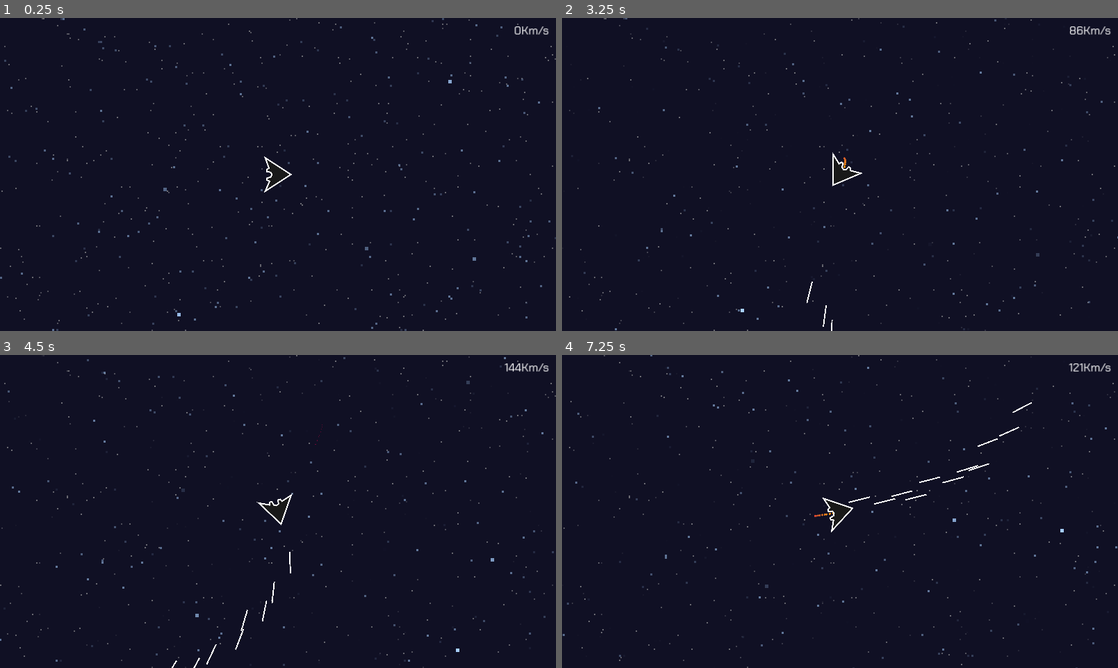
Above: before the commit, frames 1-4 (two rows, left to right).
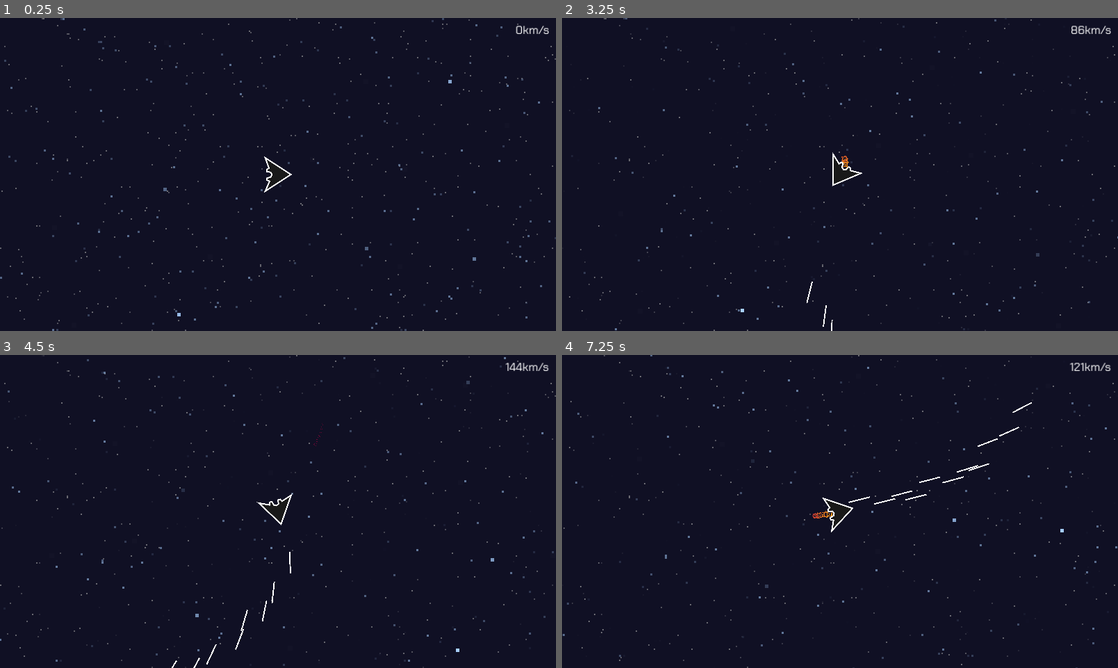
Above: after the commit, the same moments.

Repository: JoeZlonicky/asteroid-miner-prototype
Game: Godot game, scene res://game/game.tscn
Two runs of this game, one before a commit and one after it. Both use one fixed random seed, a clock stepped at 60 frames per second and the inputs below.
Inputs:
- Up to frame 1 (0.25 s): no input
- Up to frame 2 (3.25 s): hold D (turn_right) 0.53-1.28 s; hold Space (shoot) 0.53-1.28 s; hold S (slow_down) 1.28-2.03 s; tap Space (shoot) at 1.35, 2.85 s; hold D (turn_right) 2.03-2.78 s; hold Space (shoot) 2.03-2.78 s; hold W (move_forward) from 2.78 s (still down)
- Up to frame 3 (4.5 s): release W (move_forward) at 3.53 s; hold Space (shoot) 3.53-4.28 s; hold A (turn_left) from 3.53 s (still down); tap Space (shoot) at 4.35 s
- Up to frame 4 (7.25 s): release A (turn_left) at 5.03 s; hold S (slow_down) 5.03-5.78 s; hold Space (shoot) 5.03-5.78 s; hold D (turn_right) 5.78-6.53 s; tap Space (shoot) at 5.85 s; hold W (move_forward) from 6.53 s (still down); hold Space (shoot) from 6.53 s (still down)

The runs differ from the first frame. In frame 1, 0.1% of the frame differs, in the area x 92-99%, y 2-6%; in frame 2, 0.2%, in the area x 50-99%, y 2-49%; in frame 3, 0.1%; in frame 4, 0.2%.

Commit message:
Added pick-up

Diff:
--- /dev/null
+++ b/assets/images/box.svg
@@ -0,0 +1,50 @@
+<?xml version="1.0" encoding="UTF-8" standalone="no"?>
+<!-- Created with Inkscape (http://www.inkscape.org/) -->
+
+<svg
+   width="29.046284mm"
+   height="27.961023mm"
+   viewBox="0 0 29.046284 27.961023"
+   version="1.1"
+   id="svg1"
+   inkscape:version="1.3 (0e150ed6c4, 2023-07-21)"
+   sodipodi:docname="box.svg"
+   xmlns:inkscape="http://www.inkscape.org/namespaces/inkscape"
+   xmlns:sodipodi="http://sodipodi.sourceforge.net/DTD/sodipodi-0.dtd"
+   xmlns="http://www.w3.org/2000/svg"
+   xmlns:svg="http://www.w3.org/2000/svg">
+  <sodipodi:namedview
+     id="namedview1"
+     pagecolor="#323232"
+     bordercolor="#000000"
+     borderopacity="0.25"
+     inkscape:showpageshadow="2"
+     inkscape:pageopacity="0.0"
+     inkscape:pagecheckerboard="0"
+     inkscape:deskcolor="#141414"
+     inkscape:document-units="mm"
+     inkscape:zoom="0.73139029"
+     inkscape:cx="106.64621"
+     inkscape:cy="264.56463"
+     inkscape:window-width="1920"
+     inkscape:window-height="1017"
+     inkscape:window-x="1912"
+     inkscape:window-y="-8"
+     inkscape:window-maximized="1"
+     inkscape:current-layer="layer1" />
+  <defs
+     id="defs1" />
+  <g
+     inkscape:label="Layer 1"
+     inkscape:groupmode="layer"
+     id="layer1"
+     transform="translate(-76.638847,-78.447624)">
+    <rect
+       style="fill:#000000;fill-opacity:0;stroke:#ffffff;stroke-width:3"
+       id="rect1"
+       width="26.046284"
+       height="24.961023"
+       x="78.138847"
+       y="79.947624" />
+  </g>
+</svg>
--- a/data/equipment/blaster/blaster.tscn
+++ /dev/null
@@ -1,23 +0,0 @@
-[gd_scene load_steps=3 format=3 uid="uid://clydoun60iql"]
-
-[ext_resource type="PackedScene" uid="uid://36fb4ausy3u8" path="res://data/equipment/equipment.tscn" id="1_sxfdo"]
-[ext_resource type="Script" path="res://data/equipment/blaster/blaster.gd" id="2_2rlo4"]
-
-[node name="Blaster" instance=ExtResource("1_sxfdo")]
-script = ExtResource("2_2rlo4")
-
-[node name="Point1" type="Marker2D" parent="." index="0"]
-position = Vector2(23, -3)
-
-[node name="Point2" type="Marker2D" parent="." index="1"]
-position = Vector2(23, 3)
-
-[node name="Point3" type="Marker2D" parent="." index="2"]
-position = Vector2(12, -14)
-
-[node name="Point4" type="Marker2D" parent="." index="3"]
-position = Vector2(12, 12)
-
-[node name="Cooldown" type="Timer" parent="." index="4"]
-wait_time = 0.05
-one_shot = true
--- a/game/background/background.gd
+++ b/game/background/background.gd
@@ -2,11 +2,13 @@
 
 
 const FAR_PARALLAX: float = 0.05
-const CLOSE_PARALLAX: float = 0.3
+const MEDIUM_PARALLAX: float = 0.3
+const CLOSE_PARALLAX: float = 1.0
 
 @export var camera: Camera2D = null
 
 @onready var far_stars: ColorRect = $FarStars
+@onready var medium_stars: ColorRect = $MediumStars
 @onready var close_stars: ColorRect = $CloseStars
 
 
@@ -17,5 +19,8 @@
 	far_stars.material.set("shader_parameter/camera_offset",
 		camera.global_position * FAR_PARALLAX)
 
+	medium_stars.material.set("shader_parameter/camera_offset",
+		camera.global_position * MEDIUM_PARALLAX)
+
 	close_stars.material.set("shader_parameter/camera_offset",
 		camera.global_position * CLOSE_PARALLAX)
--- a/game/background/background.tscn
+++ b/game/background/background.tscn
@@ -21,13 +21,22 @@
 shader_parameter/star_twinkle_speed = 5.0
 shader_parameter/camera_offset = null
 
-[sub_resource type="ShaderMaterial" id="ShaderMaterial_r6685"]
+[sub_resource type="ShaderMaterial" id="ShaderMaterial_ntcvj"]
 shader = ExtResource("1_y1l0r")
 shader_parameter/bg_color = Color(0.0627451, 0.0627451, 0.141176, 0)
 shader_parameter/star_color = Color(0.658824, 0.815686, 1, 1)
 shader_parameter/star_size = 5.0
 shader_parameter/star_density = 0.145
 shader_parameter/star_twinkle_speed = 5.0
+shader_parameter/camera_offset = null
+
+[sub_resource type="ShaderMaterial" id="ShaderMaterial_isfvo"]
+shader = ExtResource("1_y1l0r")
+shader_parameter/bg_color = Color(0.0627451, 0.0627451, 0.141176, 0)
+shader_parameter/star_color = Color(0.772549, 0.772549, 0.772549, 0.427451)
+shader_parameter/star_size = 7.0
+shader_parameter/star_density = 0.198
+shader_parameter/star_twinkle_speed = 0.0
 shader_parameter/camera_offset = null
 
 [node name="Background" type="CanvasLayer"]
@@ -56,8 +65,8 @@
 grow_horizontal = 2
 grow_vertical = 2
 
-[node name="CloseStars" type="ColorRect" parent="."]
-material = SubResource("ShaderMaterial_r6685")
+[node name="MediumStars" type="ColorRect" parent="."]
+material = SubResource("ShaderMaterial_ntcvj")
 custom_minimum_size = Vector2(3840, 2160)
 anchors_preset = 15
 anchor_right = 1.0
@@ -66,3 +75,14 @@
 offset_bottom = 2160.0
 grow_horizontal = 2
 grow_vertical = 2
+
+[node name="CloseStars" type="ColorRect" parent="."]
+material = SubResource("ShaderMaterial_isfvo")
+custom_minimum_size = Vector2(3840, 2160)
+anchors_preset = 15
+anchor_right = 1.0
+anchor_bottom = 1.0
+offset_right = 3840.0
+offset_bottom = 2160.0
+grow_horizontal = 2
+grow_vertical = 2
--- a/game/game.gd
+++ b/game/game.gd
@@ -3,11 +3,22 @@
 
 @onready var player: CharacterBody2D = $Player
 @onready var speed_label: Label = $HUD/SpeedLabel
+@onready var transmission_container: Node2D = $Transmissions
+@onready var transmission_found_animator: AnimationPlayer = $HUD/TransmissionFoundText/AnimationPlayer
 
 
 func _ready() -> void:
 	DisplayServer.window_set_min_size(Vector2(800, 600))
+	for child in transmission_container.get_children():
+		child.picked_up.connect(_on_transmission_picked_up)
 
 
 func _physics_process(_delta: float) -> void:
-	speed_label.text = str(ceil(player.velocity.length())) + "Km/s"
+	var player_speed: float = player.velocity.length()
+	player_speed = ceilf(player_speed - 0.01)  # Offset so it doesn't occasionally +1
+	player_speed = maxf(player_speed, 0.0)
+	speed_label.text = str(player_speed) + "km/s"
+
+
+func _on_transmission_picked_up():
+	transmission_found_animator.play("fade_in_and_out")
--- a/game/game.tscn
+++ b/game/game.tscn
@@ -1,15 +1,91 @@
-[gd_scene load_steps=5 format=3 uid="uid://fwlb35x2ys72"]
+[gd_scene load_steps=9 format=3 uid="uid://fwlb35x2ys72"]
 
 [ext_resource type="Script" path="res://game/game.gd" id="1_rx8ei"]
 [ext_resource type="PackedScene" uid="uid://cac3tpqtq4fos" path="res://game/background/background.tscn" id="2_erpy7"]
 [ext_resource type="FontFile" uid="uid://d4ghy2wdms8ms" path="res://assets/fonts/ChakraPetch-Regular.ttf" id="4_26d38"]
+[ext_resource type="PackedScene" uid="uid://b3y64k6mykthg" path="res://lost_transmission/lost_transmission.tscn" id="4_knh08"]
 [ext_resource type="PackedScene" uid="uid://bvsf1cud8uuvo" path="res://player/player.tscn" id="5_aldug"]
+
+[sub_resource type="Animation" id="Animation_t3cpu"]
+resource_name = "fade_in_and_out"
+length = 5.0
+tracks/0/type = "value"
+tracks/0/imported = false
+tracks/0/enabled = true
+tracks/0/path = NodePath("TransmissionFoundText:modulate")
+tracks/0/interp = 1
+tracks/0/loop_wrap = true
+tracks/0/keys = {
+"times": PackedFloat32Array(0, 1, 3, 4),
+"transitions": PackedFloat32Array(1, 1, 1, 1),
+"update": 0,
+"values": [Color(1, 1, 1, 0), Color(1, 1, 1, 1), Color(1, 1, 1, 1), Color(1, 1, 1, 0)]
+}
+
+[sub_resource type="Animation" id="Animation_kryqb"]
+length = 0.001
+tracks/0/type = "value"
+tracks/0/imported = false
+tracks/0/enabled = true
+tracks/0/path = NodePath("TransmissionFoundText:modulate")
+tracks/0/interp = 1
+tracks/0/loop_wrap = true
+tracks/0/keys = {
+"times": PackedFloat32Array(0),
+"transitions": PackedFloat32Array(1),
+"update": 0,
+"values": [Color(1, 1, 1, 0)]
+}
+
+[sub_resource type="AnimationLibrary" id="AnimationLibrary_r017c"]
+_data = {
+"RESET": SubResource("Animation_kryqb"),
+"fade_in_and_out": SubResource("Animation_t3cpu")
+}
 
 [node name="Game" type="Node2D"]
 script = ExtResource("1_rx8ei")
 
 [node name="Background" parent="." node_paths=PackedStringArray("camera") instance=ExtResource("2_erpy7")]
 camera = NodePath("../Camera2D")
+
+[node name="Transmissions" type="Node2D" parent="."]
+
+[node name="LostTransmission" parent="Transmissions" instance=ExtResource("4_knh08")]
+position = Vector2(874, 657)
+
+[node name="LostTransmission2" parent="Transmissions" instance=ExtResource("4_knh08")]
+position = Vector2(1021, -695)
+
+[node name="LostTransmission3" parent="Transmissions" instance=ExtResource("4_knh08")]
+position = Vector2(-621, -1046)
+
+[node name="LostTransmission4" parent="Transmissions" instance=ExtResource("4_knh08")]
+position = Vector2(-1323, -113)
+
+[node name="LostTransmission5" parent="Transmissions" instance=ExtResource("4_knh08")]
+position = Vector2(-632, 929)
+
+[node name="LostTransmission6" parent="Transmissions" instance=ExtResource("4_knh08")]
+position = Vector2(335, 1745)
+
+[node name="LostTransmission7" parent="Transmissions" instance=ExtResource("4_knh08")]
+position = Vector2(2042, -158)
+
+[node name="LostTransmission8" parent="Transmissions" instance=ExtResource("4_knh08")]
+position = Vector2(570, -1789)
+
+[node name="LostTransmission9" parent="Transmissions" instance=ExtResource("4_knh08")]
+position = Vector2(-1915, -1374)
+
+[node name="LostTransmission10" parent="Transmissions" instance=ExtResource("4_knh08")]
+position = Vector2(-1892, 922)
+
+[node name="LostTransmission11" parent="Transmissions" instance=ExtResource("4_knh08")]
+position = Vector2(-842, 2296)
+
+[node name="LostTransmission12" parent="Transmissions" instance=ExtResource("4_knh08")]
+position = Vector2(2133, 1495)
 
 [node name="Player" parent="." instance=ExtResource("5_aldug")]
 
@@ -26,11 +102,36 @@
 anchor_left = 1.0
 anchor_right = 1.0
 offset_left = -153.0
-offset_top = 10.0
+offset_top = 9.0
 offset_right = -14.0
-offset_bottom = 58.0
+offset_bottom = 57.0
 grow_horizontal = 0
 theme_override_fonts/font = ExtResource("4_26d38")
 theme_override_font_sizes/font_size = 24
-text = "300KM/S"
+text = "250km/s"
 horizontal_alignment = 2
+
+[node name="TransmissionFoundText" type="Label" parent="HUD"]
+modulate = Color(1, 1, 1, 0)
+anchors_preset = 7
+anchor_left = 0.5
+anchor_top = 1.0
+anchor_right = 0.5
+anchor_bottom = 1.0
+offset_left = -211.5
+offset_top = -64.0
+offset_right = 211.5
+offset_bottom = -19.0
+grow_horizontal = 2
+grow_vertical = 0
+theme_override_fonts/font = ExtResource("4_26d38")
+theme_override_font_sizes/font_size = 32
+text = "LOST TRANSMISSION FOUND"
+horizontal_alignment = 1
+vertical_alignment = 1
+
+[node name="AnimationPlayer" type="AnimationPlayer" parent="HUD/TransmissionFoundText"]
+root_node = NodePath("../..")
+libraries = {
+"": SubResource("AnimationLibrary_r017c")
+}
--- /dev/null
+++ b/lost_transmission/lost_transmission.gd
@@ -0,0 +1,21 @@
+extends Area2D
+
+
+signal picked_up
+
+@onready var collision_shape: CollisionShape2D = $CollisionShape2D
+@onready var picked_up_animation_player: AnimationPlayer = $PickedUpAnimationPlayer
+
+
+func _on_body_entered(body: Node2D) -> void:
+	var player: Player = body as Player
+	if player == null:
+		return
+
+	collision_shape.set_deferred("disabled", true)
+	picked_up.emit()
+	picked_up_animation_player.play("fade")
+
+
+func _on_picked_up_animation_player_animation_finished(_anim_name: StringName) -> void:
+	queue_free()
--- /dev/null
+++ b/lost_transmission/lost_transmission.tscn
@@ -0,0 +1,219 @@
+[gd_scene load_steps=10 format=3 uid="uid://b3y64k6mykthg"]
+
+[ext_resource type="Script" path="res://lost_transmission/lost_transmission.gd" id="1_m8bqj"]
+[ext_resource type="Texture2D" uid="uid://clrym8axr6q23" path="res://assets/images/box.svg" id="1_p2m3r"]
+
+[sub_resource type="CircleShape2D" id="CircleShape2D_d2x0q"]
+radius = 15.0333
+
+[sub_resource type="Animation" id="Animation_0pq68"]
+resource_name = "float"
+length = 3.0
+loop_mode = 1
+tracks/0/type = "value"
+tracks/0/imported = false
+tracks/0/enabled = true
+tracks/0/path = NodePath("Sprite2D:position")
+tracks/0/interp = 2
+tracks/0/loop_wrap = true
+tracks/0/keys = {
+"times": PackedFloat32Array(0),
+"transitions": PackedFloat32Array(1),
+"update": 0,
+"values": [Vector2(0.0918808, 6.09191)]
+}
+tracks/1/type = "value"
+tracks/1/imported = false
+tracks/1/enabled = true
+tracks/1/path = NodePath("Sprite2D2:position")
+tracks/1/interp = 2
+tracks/1/loop_wrap = true
+tracks/1/keys = {
+"times": PackedFloat32Array(0, 1.5, 3),
+"transitions": PackedFloat32Array(1, 1, 1),
+"update": 0,
+"values": [Vector2(0.0918808, 0.0919132), Vector2(0.092, -5), Vector2(0.0918808, 0.0919132)]
+}
+tracks/2/type = "value"
+tracks/2/imported = false
+tracks/2/enabled = true
+tracks/2/path = NodePath("Sprite2D3:position")
+tracks/2/interp = 2
+tracks/2/loop_wrap = true
+tracks/2/keys = {
+"times": PackedFloat32Array(0, 1.5, 3),
+"transitions": PackedFloat32Array(1, 1, 1),
+"update": 0,
+"values": [Vector2(0.0918808, -8.90812), Vector2(0.092, -18), Vector2(0.0918808, -8.90812)]
+}
+
+[sub_resource type="Animation" id="Animation_1j6rl"]
+length = 0.001
+tracks/0/type = "value"
+tracks/0/imported = false
+tracks/0/enabled = true
+tracks/0/path = NodePath("Sprite2D:position")
+tracks/0/interp = 1
+tracks/0/loop_wrap = true
+tracks/0/keys = {
+"times": PackedFloat32Array(0),
+"transitions": PackedFloat32Array(1),
+"update": 0,
+"values": [Vector2(0.0918808, 6.09191)]
+}
+tracks/1/type = "value"
+tracks/1/imported = false
+tracks/1/enabled = true
+tracks/1/path = NodePath("Sprite2D2:position")
+tracks/1/interp = 1
+tracks/1/loop_wrap = true
+tracks/1/keys = {
+"times": PackedFloat32Array(0),
+"transitions": PackedFloat32Array(1),
+"update": 0,
+"values": [Vector2(0.0918808, 0.0919132)]
+}
+tracks/2/type = "value"
+tracks/2/imported = false
+tracks/2/enabled = true
+tracks/2/path = NodePath("Sprite2D3:position")
+tracks/2/interp = 1
+tracks/2/loop_wrap = true
+tracks/2/keys = {
+"times": PackedFloat32Array(0),
+"transitions": PackedFloat32Array(1),
+"update": 0,
+"values": [Vector2(0.0918808, -8.90812)]
+}
+
+[sub_resource type="AnimationLibrary" id="AnimationLibrary_cls1f"]
+_data = {
+"RESET": SubResource("Animation_1j6rl"),
+"float": SubResource("Animation_0pq68")
+}
+
+[sub_resource type="Animation" id="Animation_36qo1"]
+resource_name = "fade"
+tracks/0/type = "value"
+tracks/0/imported = false
+tracks/0/enabled = true
+tracks/0/path = NodePath("Sprite2D:self_modulate")
+tracks/0/interp = 1
+tracks/0/loop_wrap = true
+tracks/0/keys = {
+"times": PackedFloat32Array(0, 1),
+"transitions": PackedFloat32Array(1, 1),
+"update": 0,
+"values": [Color(1, 1, 1, 1), Color(1, 1, 1, 0)]
+}
+tracks/1/type = "value"
+tracks/1/imported = false
+tracks/1/enabled = true
+tracks/1/path = NodePath("Sprite2D2:self_modulate")
+tracks/1/interp = 1
+tracks/1/loop_wrap = true
+tracks/1/keys = {
+"times": PackedFloat32Array(0, 1),
+"transitions": PackedFloat32Array(1, 1),
+"update": 0,
+"values": [Color(1, 1, 1, 1), Color(1, 1, 1, 0)]
+}
+tracks/2/type = "value"
+tracks/2/imported = false
+tracks/2/enabled = true
+tracks/2/path = NodePath("Sprite2D3:self_modulate")
+tracks/2/interp = 1
+tracks/2/loop_wrap = true
+tracks/2/keys = {
+"times": PackedFloat32Array(0, 1),
+"transitions": PackedFloat32Array(1, 1),
+"update": 0,
+"values": [Color(1, 1, 1, 1), Color(1, 1, 1, 0)]
+}
+
+[sub_resource type="Animation" id="Animation_sr2i8"]
+length = 0.001
+tracks/0/type = "value"
+tracks/0/imported = false
+tracks/0/enabled = true
+tracks/0/path = NodePath("Sprite2D:self_modulate")
+tracks/0/interp = 1
+tracks/0/loop_wrap = true
+tracks/0/keys = {
+"times": PackedFloat32Array(0),
+"transitions": PackedFloat32Array(1),
+"update": 0,
+"values": [Color(1, 1, 1, 1)]
+}
+tracks/1/type = "value"
+tracks/1/imported = false
+tracks/1/enabled = true
+tracks/1/path = NodePath("Sprite2D2:self_modulate")
+tracks/1/interp = 1
+tracks/1/loop_wrap = true
+tracks/1/keys = {
+"times": PackedFloat32Array(0),
+"transitions": PackedFloat32Array(1),
+"update": 0,
+"values": [Color(1, 1, 1, 1)]
+}
+tracks/2/type = "value"
+tracks/2/imported = false
+tracks/2/enabled = true
+tracks/2/path = NodePath("Sprite2D3:self_modulate")
+tracks/2/interp = 1
+tracks/2/loop_wrap = true
+tracks/2/keys = {
+"times": PackedFloat32Array(0),
+"transitions": PackedFloat32Array(1),
+"update": 0,
+"values": [Color(1, 1, 1, 1)]
+}
+
+[sub_resource type="AnimationLibrary" id="AnimationLibrary_tsv4i"]
+_data = {
+"RESET": SubResource("Animation_sr2i8"),
+"fade": SubResource("Animation_36qo1")
+}
+
+[node name="LostTransmission" type="Area2D"]
+script = ExtResource("1_m8bqj")
+
+[node name="Sprite2D" type="Sprite2D" parent="."]
+modulate = Color(0.886275, 0.717647, 0.423529, 1)
+position = Vector2(0.0918808, 6.09191)
+rotation = 0.785398
+scale = Vector2(0.2, 0.2)
+texture = ExtResource("1_p2m3r")
+
+[node name="Sprite2D2" type="Sprite2D" parent="."]
+modulate = Color(0.886275, 0.717647, 0.423529, 1)
+position = Vector2(0.0918808, 0.0919132)
+rotation = 0.785398
+scale = Vector2(0.22, 0.22)
+texture = ExtResource("1_p2m3r")
+
+[node name="Sprite2D3" type="Sprite2D" parent="."]
+modulate = Color(0.886275, 0.717647, 0.423529, 1)
+position = Vector2(0.0918808, -8.90812)
+rotation = 0.785398
+scale = Vector2(0.25, 0.25)
+texture = ExtResource("1_p2m3r")
+
+[node name="CollisionShape2D" type="CollisionShape2D" parent="."]
+position = Vector2(0, 4)
+shape = SubResource("CircleShape2D_d2x0q")
+
+[node name="AnimationPlayer" type="AnimationPlayer" parent="."]
+autoplay = "float"
+libraries = {
+"": SubResource("AnimationLibrary_cls1f")
+}
+
+[node name="PickedUpAnimationPlayer" type="AnimationPlayer" parent="."]
+libraries = {
+"": SubResource("AnimationLibrary_tsv4i")
+}
+
+[connection signal="body_entered" from="." to="." method="_on_body_entered"]
+[connection signal="animation_finished" from="PickedUpAnimationPlayer" to="." method="_on_picked_up_animation_player_animation_finished"]
--- a/data/equipment/blaster/blaster.gd
+++ b/player/equipment/blaster/blaster.gd
@@ -1,7 +1,7 @@
 extends Equipment
 
 
-const PROJECTILE_SCENE: PackedScene = preload("res://data/projectiles/projectile.tscn")
+const PROJECTILE_SCENE: PackedScene = preload("res://projectiles/projectile.tscn")
 
 var point_index: int = 0
 
--- /dev/null
+++ b/player/equipment/blaster/blaster.tscn
@@ -0,0 +1,23 @@
+[gd_scene load_steps=3 format=3 uid="uid://clydoun60iql"]
+
+[ext_resource type="PackedScene" uid="uid://36fb4ausy3u8" path="res://player/equipment/equipment.tscn" id="1_sxfdo"]
+[ext_resource type="Script" path="res://player/equipment/blaster/blaster.gd" id="2_2rlo4"]
+
+[node name="Blaster" instance=ExtResource("1_sxfdo")]
+script = ExtResource("2_2rlo4")
+
+[node name="Point1" type="Marker2D" parent="." index="0"]
+position = Vector2(23, -3)
+
+[node name="Point2" type="Marker2D" parent="." index="1"]
+position = Vector2(23, 3)
+
+[node name="Point3" type="Marker2D" parent="." index="2"]
+position = Vector2(12, -14)
+
+[node name="Point4" type="Marker2D" parent="." index="3"]
+position = Vector2(12, 12)
+
+[node name="Cooldown" type="Timer" parent="." index="4"]
+wait_time = 0.05
+one_shot = true
--- a/data/equipment/equipment.tscn
+++ b/player/equipment/equipment.tscn
@@ -1,6 +1,6 @@
 [gd_scene load_steps=2 format=3 uid="uid://36fb4ausy3u8"]
 
-[ext_resource type="Script" path="res://data/equipment/equipment.gd" id="1_gxx4v"]
+[ext_resource type="Script" path="res://player/equipment/equipment.gd" id="1_gxx4v"]
 
 [node name="Equipment" type="Node2D"]
 script = ExtResource("1_gxx4v")
--- a/data/equipment/thrusters/thrusters.tscn
+++ b/player/equipment/thrusters/thrusters.tscn
@@ -1,8 +1,8 @@
 [gd_scene load_steps=9 format=3 uid="uid://c5xxfcf4yrqqj"]
 
-[ext_resource type="PackedScene" uid="uid://36fb4ausy3u8" path="res://data/equipment/equipment.tscn" id="1_01m3c"]
-[ext_resource type="Script" path="res://data/equipment/thrusters/thrusters.gd" id="2_j4ixl"]
-[ext_resource type="Texture2D" uid="uid://b3571hwejk632" path="res://assets/images/circle.svg" id="3_wunpd"]
+[ext_resource type="PackedScene" uid="uid://36fb4ausy3u8" path="res://player/equipment/equipment.tscn" id="1_htuq3"]
+[ext_resource type="Script" path="res://player/equipment/thrusters/thrusters.gd" id="2_ni7yn"]
+[ext_resource type="Texture2D" uid="uid://clrym8axr6q23" path="res://assets/images/box.svg" id="3_xi573"]
 
 [sub_resource type="Gradient" id="Gradient_vcqdl"]
 offsets = PackedFloat32Array(0, 0.478395, 1)
@@ -23,18 +23,19 @@
 gravity = Vector3(0, 0, 0)
 orbit_velocity_min = 0.0
 orbit_velocity_max = 0.0
-scale_min = 0.07
-scale_max = 0.07
+angle_max = 720.0
+scale_min = 0.1
+scale_max = 0.1
 scale_curve = SubResource("CurveTexture_n4722")
 color_ramp = SubResource("GradientTexture1D_w5tbn")
 
-[node name="Thrusters" instance=ExtResource("1_01m3c")]
-script = ExtResource("2_j4ixl")
+[node name="Thrusters" instance=ExtResource("1_htuq3")]
+script = ExtResource("2_ni7yn")
 
 [node name="Trail" type="GPUParticles2D" parent="." index="0"]
 show_behind_parent = true
 position = Vector2(-14, 0)
 amount = 32
 process_material = SubResource("ParticleProcessMaterial_47pxo")
-texture = ExtResource("3_wunpd")
+texture = ExtResource("3_xi573")
 lifetime = 2.0
--- a/player/player.tscn
+++ b/player/player.tscn
@@ -2,8 +2,8 @@
 
 [ext_resource type="Script" path="res://player/player.gd" id="1_dvebg"]
 [ext_resource type="Texture2D" uid="uid://bsivagbf4f1jm" path="res://assets/images/player_ship.svg" id="2_p65gm"]
-[ext_resource type="PackedScene" uid="uid://clydoun60iql" path="res://data/equipment/blaster/blaster.tscn" id="3_45gt5"]
-[ext_resource type="PackedScene" uid="uid://c5xxfcf4yrqqj" path="res://data/equipment/thrusters/thrusters.tscn" id="4_b6qkp"]
+[ext_resource type="PackedScene" uid="uid://clydoun60iql" path="res://player/blaster/blaster.tscn" id="3_45gt5"]
+[ext_resource type="PackedScene" uid="uid://c5xxfcf4yrqqj" path="res://player/thrusters/thrusters.tscn" id="4_b6qkp"]
 
 [sub_resource type="CircleShape2D" id="CircleShape2D_2wm4o"]
 radius = 25.0799
--- a/data/projectiles/projectile.tscn
+++ b/projectiles/projectile.tscn
@@ -1,6 +1,6 @@
 [gd_scene load_steps=4 format=3 uid="uid://drufal4f2uggw"]
 
-[ext_resource type="Script" path="res://data/projectiles/projectile.gd" id="1_q7kbu"]
+[ext_resource type="Script" path="res://projectiles/projectile.gd" id="1_q7kbu"]
 [ext_resource type="Texture2D" uid="uid://cbjvxn16yhehg" path="res://assets/images/laser.svg" id="2_i4l73"]
 
 [sub_resource type="RectangleShape2D" id="RectangleShape2D_7obrq"]
Not shown, added: assets/images/box.svg.import
Not shown: 1 places in game/background/background.tscn that only renumber resources
Renamed: data/equipment/equipment.gd -> player/equipment/equipment.gd
Renamed: data/equipment/thrusters/thrusters.gd -> player/equipment/thrusters/thrusters.gd
Renamed: data/projectiles/projectile.gd -> projectiles/projectile.gd
Not shown, added: player/equipment/blaster/blaA2E6.tmp
